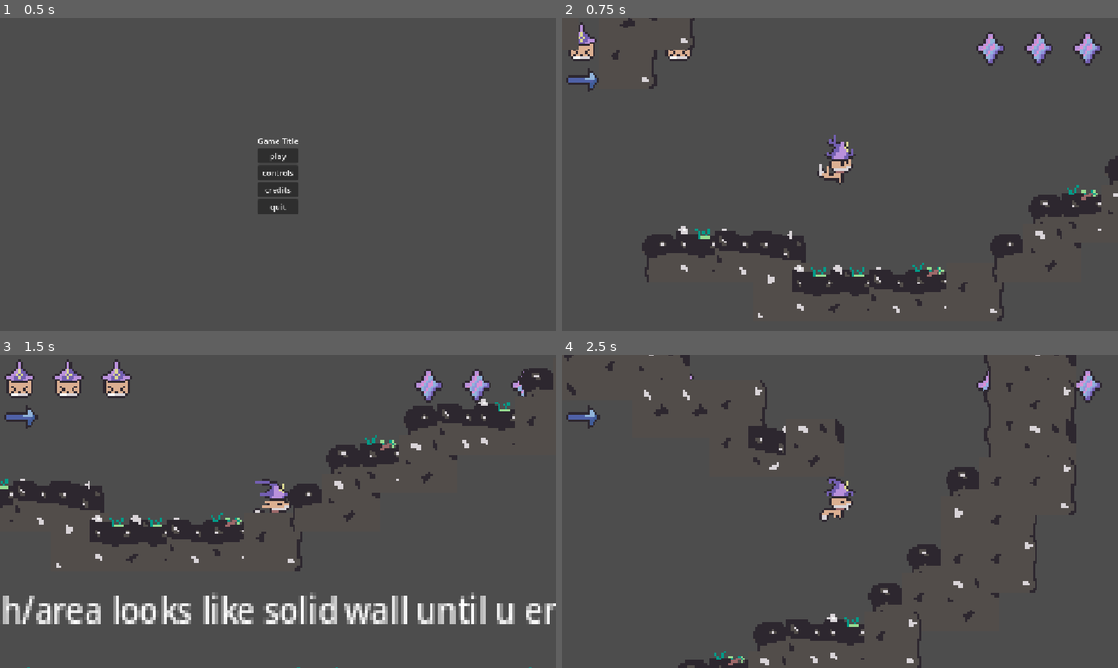
Above: before the commit, frames 1-4 (two rows, left to right).
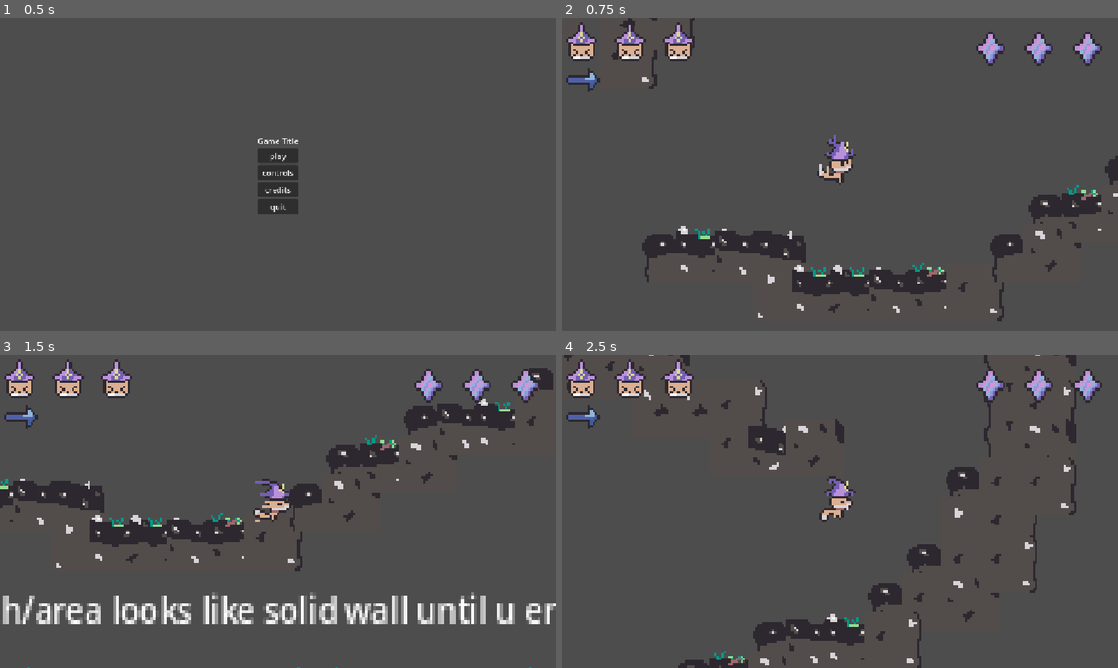
Above: after the commit, the same moments.

Repository: Astral-Scribe/Jame-Gam-Game-Jam-Game
Game: Godot game, scene res://scenes/main_menu.tscn
The game is run twice, just before and just after one commit, with the same random seed, the same clock (stepped at 60 frames per second) and the same inputs.
Inputs (mouse positions are in pixels of both pictures, inside the frame that each line leads up to):
- Up to frame 1 (0.5 s): no input
- Up to frame 2 (0.75 s): click "play" at 0.5 s
- Up to frame 3 (1.5 s): tap Enter at 1.25 s; move the mouse to (400, 495) at 1.27 s; hold D (move_right) from 1.28 s (still down); tap Shift (dash) at 1.35 s; click (400, 495) at 1.42 s
- Up to frame 4 (2.5 s): keep holding D (move_right); tap Space (jump) at 1.52, 2.27 s; move the mouse to (728, 527) at 2.02 s; tap H (heal) at 2.1 s

Frame 1 is identical in both runs. In frame 2, 0.8% of the frame differs, in the area x 0-24%, y 1-21%; in frame 3, 0.3%; in frame 4, 1.8%, in the area x 0-93%, y 1-39%.

Commit message:
made pause menu appaer in right place and changed some other layering stuff

Diff:
--- a/game/scenes/level.tscn
+++ b/game/scenes/level.tscn
@@ -4,7 +4,6 @@
 [ext_resource type="Texture2D" uid="uid://0lmpb74ep317" path="res://assets/tilesheets/ground.png" id="2_w7c3h"]
 [ext_resource type="Texture2D" uid="uid://jl6pailosdlv" path="res://assets/tilesheets/cave.png" id="3_mx8sn"]
 [ext_resource type="PackedScene" uid="uid://clvrgbh0rwl5w" path="res://scenes/enemy_wolf.tscn" id="3_w8frs"]
-[ext_resource type="PackedScene" uid="uid://dum2yw3icu1t0" path="res://scenes/pause_menu.tscn" id="6_2r41h"]
 
 [sub_resource type="TileSetAtlasSource" id="TileSetAtlasSource_w8frs"]
 texture = ExtResource("2_w7c3h")
@@ -85,18 +84,6 @@
 
 [node name="Node2D" type="Node2D" unique_id=805526005]
 
-[node name="CanvasLayer" type="CanvasLayer" parent="." unique_id=525147879]
-
-[node name="PauseMenu" parent="CanvasLayer" unique_id=2070311326 instance=ExtResource("6_2r41h")]
-anchors_preset = 0
-anchor_right = 0.0
-anchor_bottom = 0.0
-grow_horizontal = 1
-grow_vertical = 1
-
-[node name="Player" parent="." unique_id=524172200 instance=ExtResource("1_2q6dc")]
-scale = Vector2(1.0053492, 1)
-
 [node name="TileMapLayer" type="TileMapLayer" parent="." unique_id=23068655]
 tile_map_data = PackedByteArray("AAD7/wIAAgAJAAAAAAD8/wIAAgAHAAAAAAD9/wIAAgANAAAAAAD+/wIAAgACAAAAAAD+/wMAAgAGAAAAAAD//w …(80944 unchanged characters)…
 tile_set = SubResource("TileSet_wfsmp")
@@ -157,3 +144,6 @@
 
 [node name="Enemy_Wolf5" parent="Enemies" unique_id=1886314984 instance=ExtResource("3_w8frs")]
 position = Vector2(6637.7563, -102.08441)
+
+[node name="Player" parent="." unique_id=524172200 instance=ExtResource("1_2q6dc")]
+scale = Vector2(1.0053492, 1)
--- a/game/scenes/pause_menu.tscn
+++ b/game/scenes/pause_menu.tscn
@@ -11,15 +11,6 @@
 grow_horizontal = 2
 grow_vertical = 2
 script = ExtResource("1_n87rw")
-
-[node name="BackgroundDim" type="ColorRect" parent="." unique_id=1578939621]
-layout_mode = 1
-anchors_preset = 15
-anchor_right = 1.0
-anchor_bottom = 1.0
-grow_horizontal = 2
-grow_vertical = 2
-color = Color(0, 0, 0, 0.6509804)
 
 [node name="MenuContainer" type="VBoxContainer" parent="." unique_id=168719574]
 layout_mode = 1
--- a/game/scenes/playercontroller.tscn
+++ b/game/scenes/playercontroller.tscn
@@ -3,6 +3,7 @@
 [ext_resource type="Script" uid="uid://c3ppt5rix50k7" path="res://scripts/playermovement.gd" id="1_q6g60"]
 [ext_resource type="Texture2D" uid="uid://dj8n2b1xf52au" path="res://assets/playersprites/hecatemastersheet.png" id="2_jwhlx"]
 [ext_resource type="Script" uid="uid://hva4nojmwlmk" path="res://scripts/hitandhurt.gd" id="4_sin08"]
+[ext_resource type="PackedScene" uid="uid://dum2yw3icu1t0" path="res://scenes/pause_menu.tscn" id="4_sulk2"]
 [ext_resource type="PackedScene" uid="uid://b67vfbj02k873" path="res://scenes/ui.tscn" id="7_w05ij"]
 
 [sub_resource type="RectangleShape2D" id="RectangleShape2D_wfsmp"]
@@ -237,3 +238,7 @@
 offset_top = -49.0
 offset_right = -103.0
 offset_bottom = -49.0
+
+[node name="PauseMenu" parent="." unique_id=2070311326 instance=ExtResource("4_sulk2")]
+offset_top = -1.0
+offset_bottom = -1.0
